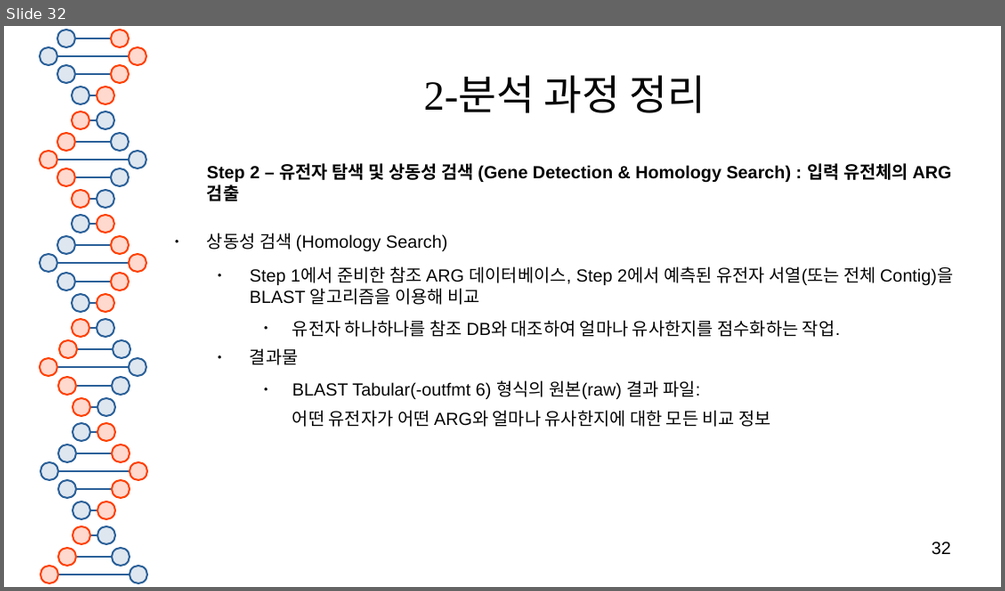
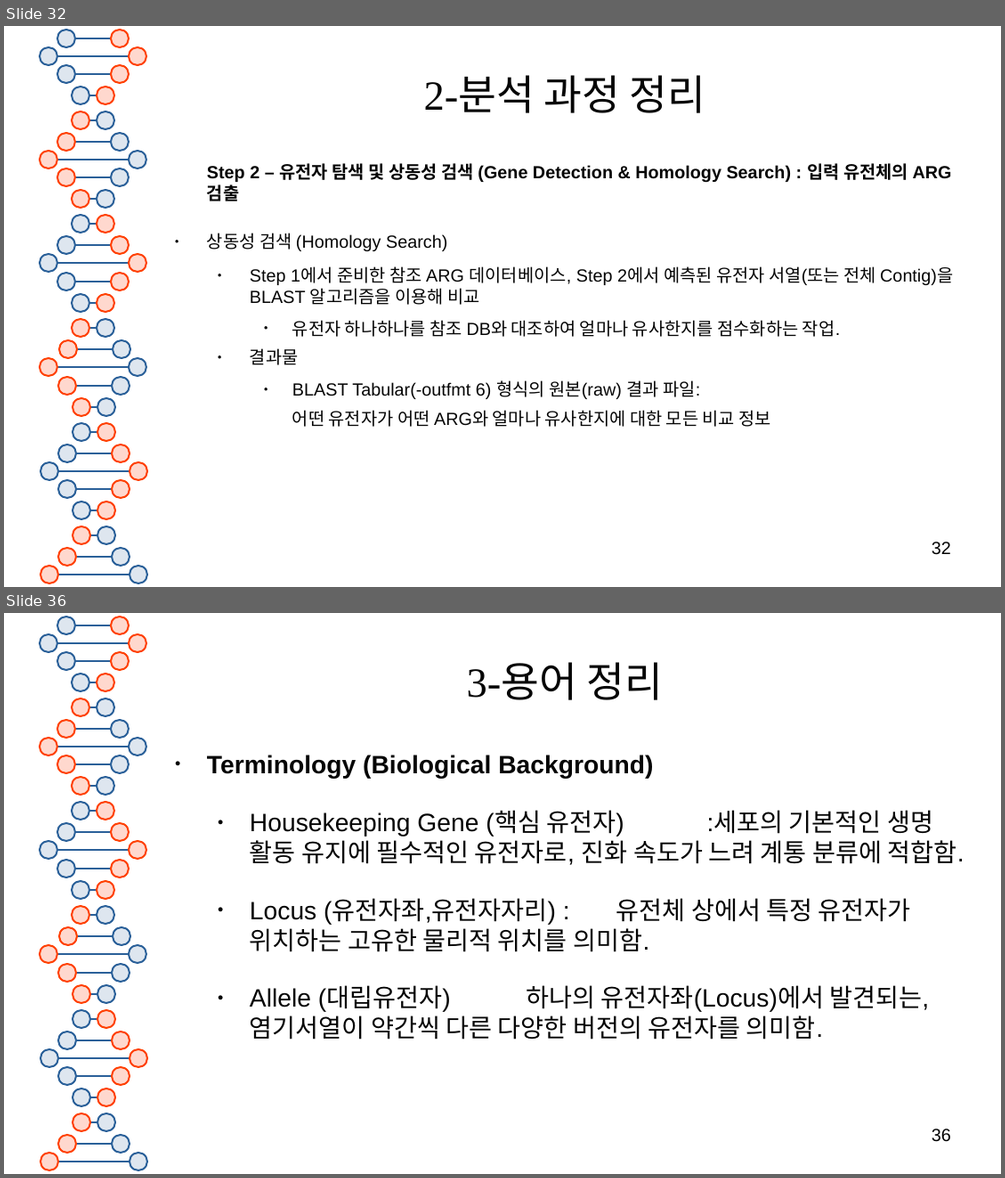
Before and after one commit to SHINKHO/bioinformatics_phase, a slide deck: docs/bioinformatics툴_분석.odp. Shown one above the other, each under a label of ours: slide 32 before the commit, slides 32 and 36 after it; the slides between them are not shown. The pictures are 1005x591 and 1005x1178 pixels, drawn with LibreOffice and Linux fonts; fonts in the diff are those of the drawing. Boxes give left, top, right and bottom in pixels: in the first picture for what was removed or moved away, otherwise in the second. Text is boxed around its words. In the diff, an @@ line names an element or a change of style, - is before the commit and + after.

```diff
--- a/docs/bioinformatics툴_분석.odp
+++ b/docs/bioinformatics툴_분석.odp
@@ slide 36 added at (4, 613, 1001, 1174), background #FFFFFF; not listed: 81 template elements that a slide beside it also shows @@
@@ title added at (467, 662, 663, 700), 33 pt, text #050505 @@
+3-용어 정리
@@ text added at (207, 755, 963, 1039), 20 pt, text #050505 @@
+● Terminology (Biological Background)
+  ● Housekeeping Gene (핵심 유전자) :세포의 기본적인 생명 활동 유지에 필수적인 유전자로, 진화 속도가 느려 계통 분류에 적합함.
+  ● Locus (유전자좌,유전자자리) : 유전체 상에서 특정 유전자가 위치하는 고유한 물리적 위치를 의미함.
+  ● Allele (대립유전자) 하나의 유전자좌(Locus)에서 발견되는, 염기서열이 약간씩 다른 다양한 버전의 유전자를 의미함.
@@ page number added at (931, 1128, 951, 1142), 14 pt, text #000000 @@
+36
```
Also in this commit, not shown: 2 slides changed, 25 other slides added, 1 other file.
